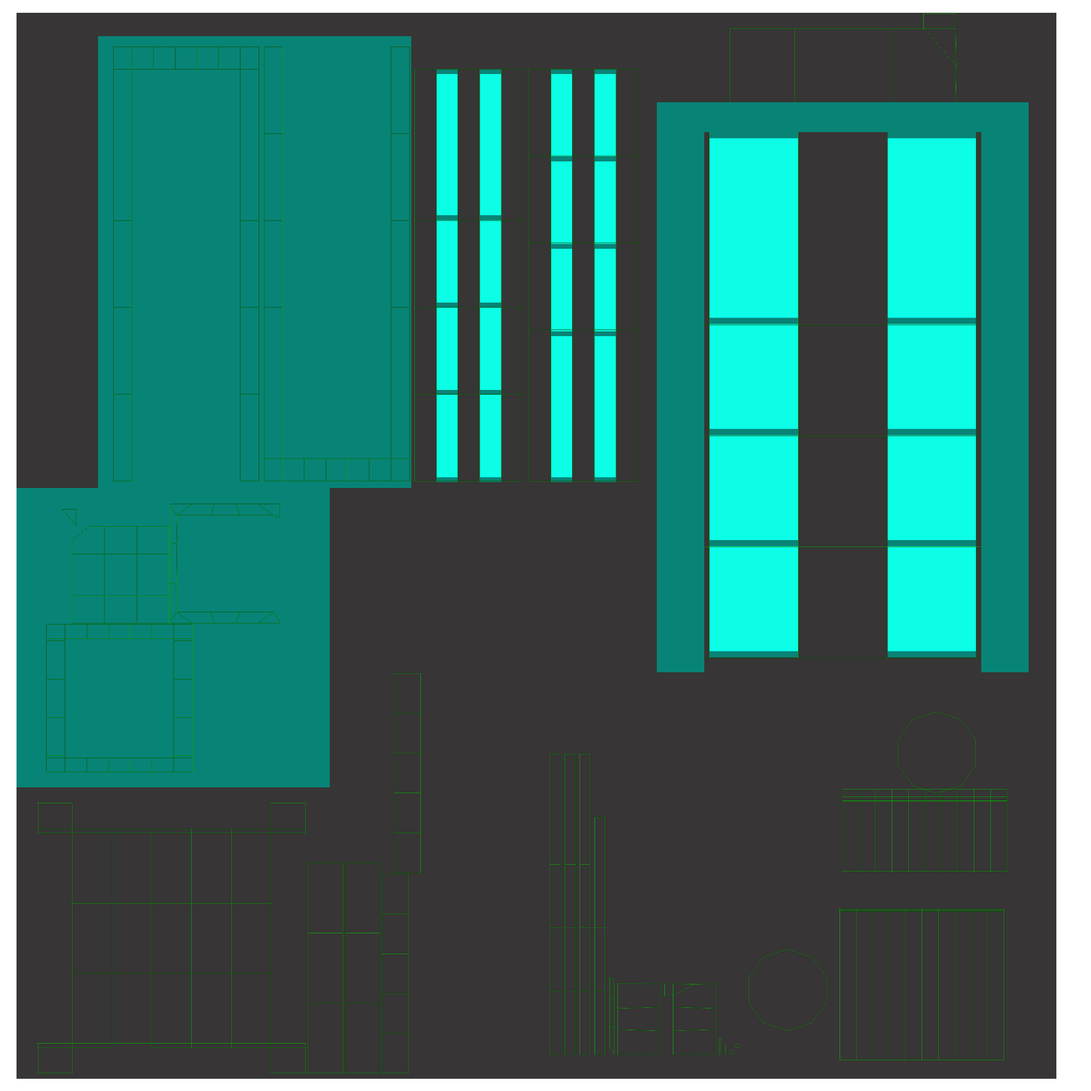
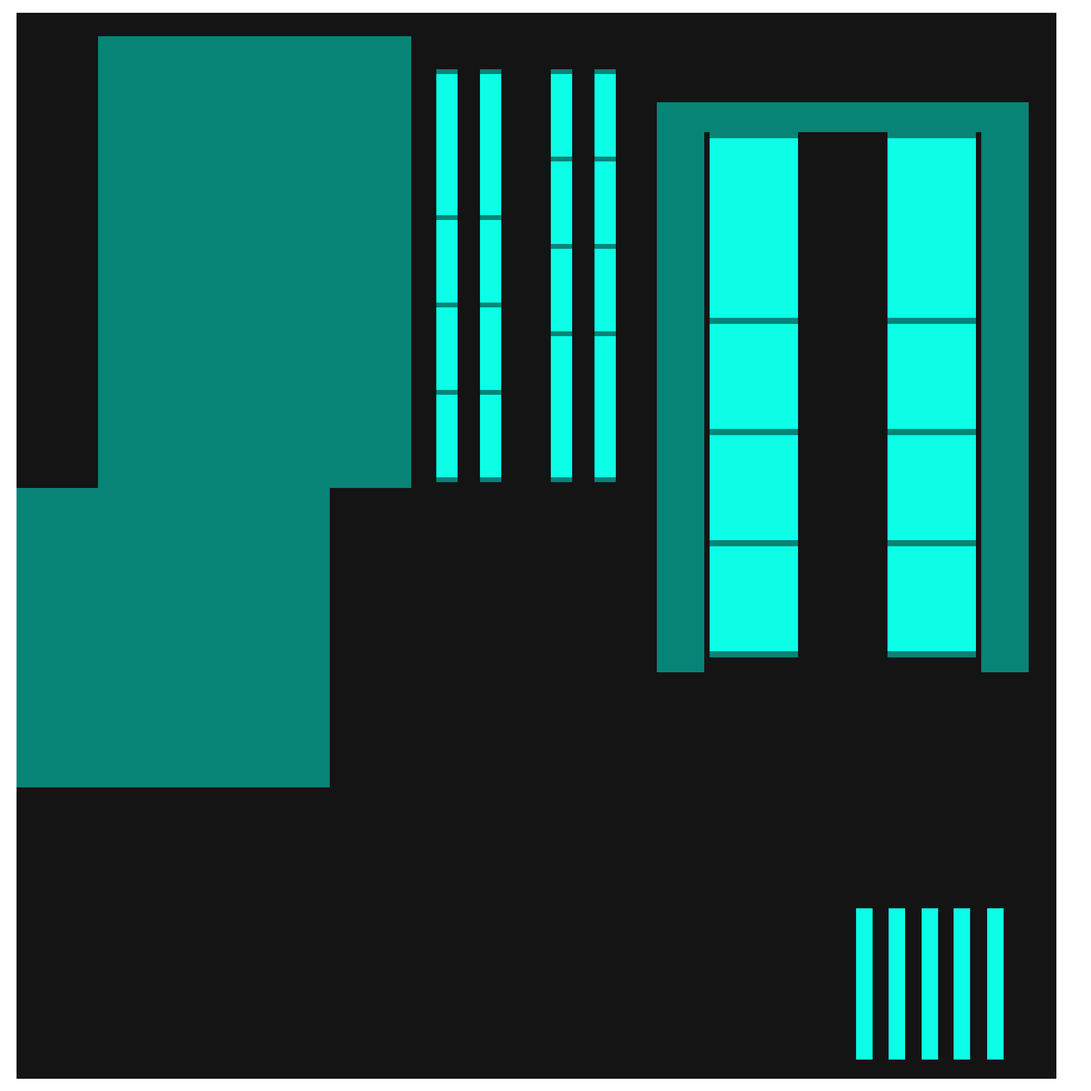
Layered file, before and after one edit (1091 × 1091). Changes by layer:
added layer "Rectangle 4 copy 4" above "Rectangle 4 copy 3" over 987, 908, 1005, 1061
added layer "Rectangle 4 copy 3" above "Rectangle 4 copy 2" over 953, 908, 971, 1061
added layer "Rectangle 4 copy 2" above "Rectangle 4 copy" over 922, 908, 939, 1061
added layer "Rectangle 4 copy" above "Rectangle 4" over 888, 908, 906, 1061
added layer "Rectangle 4" above "Rectangle 3 copy 2" over 856, 908, 873, 1061
hid "UV Map" over 37, 12, 1016, 1075
painted on "Rectangle 1" over 16, 12, 1057, 1080
